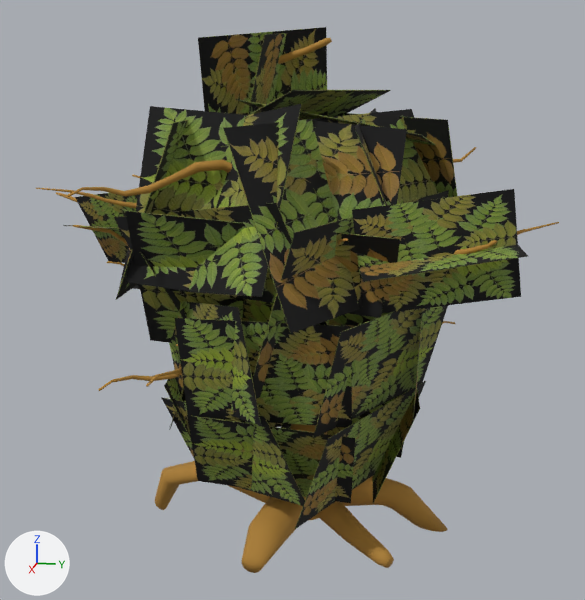
One commit to the FBX model Unity/Assets/LevelBuild/FBX's/Environment/3D_ENVB_001.FBX: the scene before it, then after it.
Rendered twice from a 50 mm camera at (2.78, -0.21, 1.57) aimed at (-0.1, -0.79, 0.85). Arrows for +X, +Y and +Z are at lower left; the lights stay in place. Where no turn or scale is listed for an object, it has been applied to the vertices.

Objects in the first picture: 'BushLeaves', 'BushLeaves001', 'BushLeaves002', 'BushLeaves012', 'BushLeaves013', 'BushLeaves014', 'BushLeaves018', 'BushLeaves020', 'BushLeaves026', 'BushLeaves030', 'BushLeaves031', 'Cylinder001'.
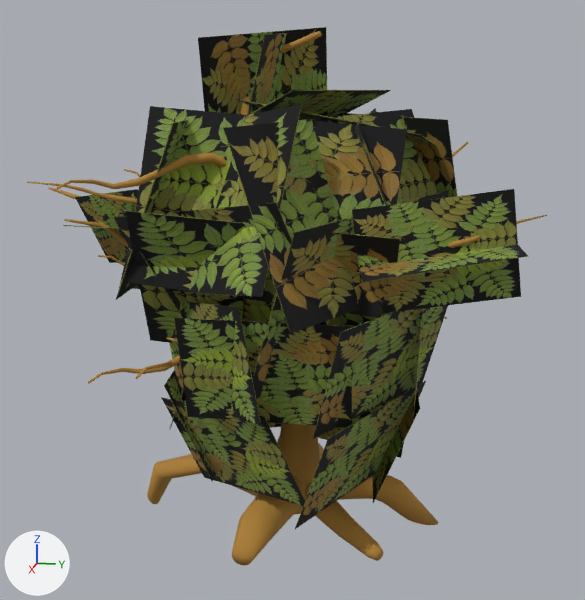
The newer file is also rescaled (x14.92), turned or shifted as a whole; pictures and numbers use the older file's frame.

Where the change shows, as pixel boxes (x1, y1, x2, y2) in the pictures (585 x 600 px):
'BushBase', added (brown)
    after: (27, 31, 547, 566)
'Cylinder001', deleted (brown)
    before: (36, 38, 559, 573)
'BushLeaves', deleted (green)
    before: (187, 415, 355, 503)

Edits to the bpy script that builds the scene:
```text
Add me_mesh_1:
    me_mesh_1.from_pydata(...)  # 2939 vertices, 2906 faces; spans x -0.82..0.6, y -1.09..0.83, z -0.05..1.85
    me_mesh_1.materials.append(mat_bushbase)  # its picture is missing
Remove ob_cylinder001:
    ob_cylinder001 = bpy.data.objects.new('Cylinder001', me_mesh)
    ob_cylinder001.location = (-0.001, -0.739, -0.078)
Remove ob_bushleaves:
    ob_bushleaves = bpy.data.objects.new('BushLeaves', me_mesh_001)
    ob_bushleaves.location = (0.383, -0.763, 0.426)
Add ob_bushbase:
    ob_bushbase = bpy.data.objects.new('BushBase', me_mesh_1)
    ob_bushbase.location = (-0.004, -0.773, -0.058)
```
